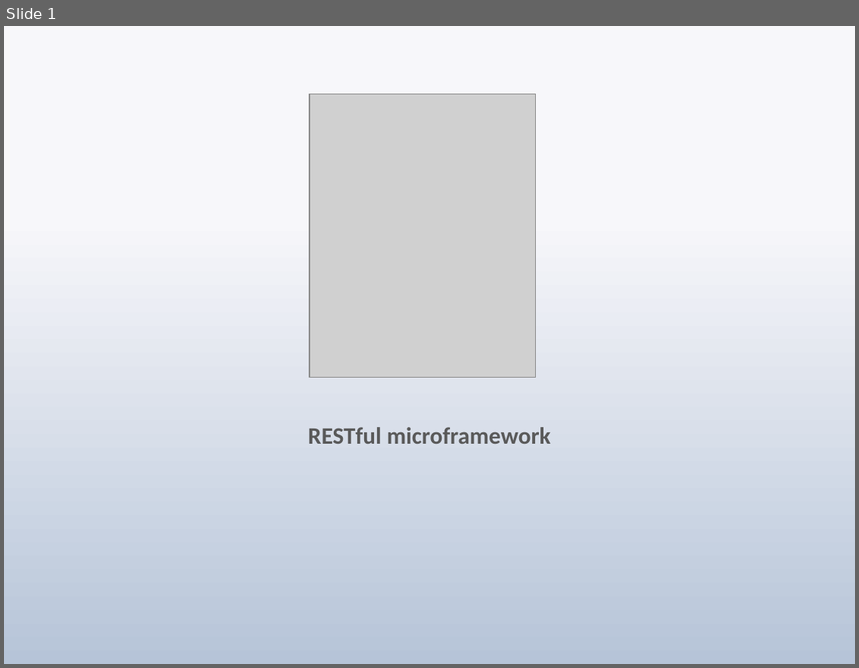
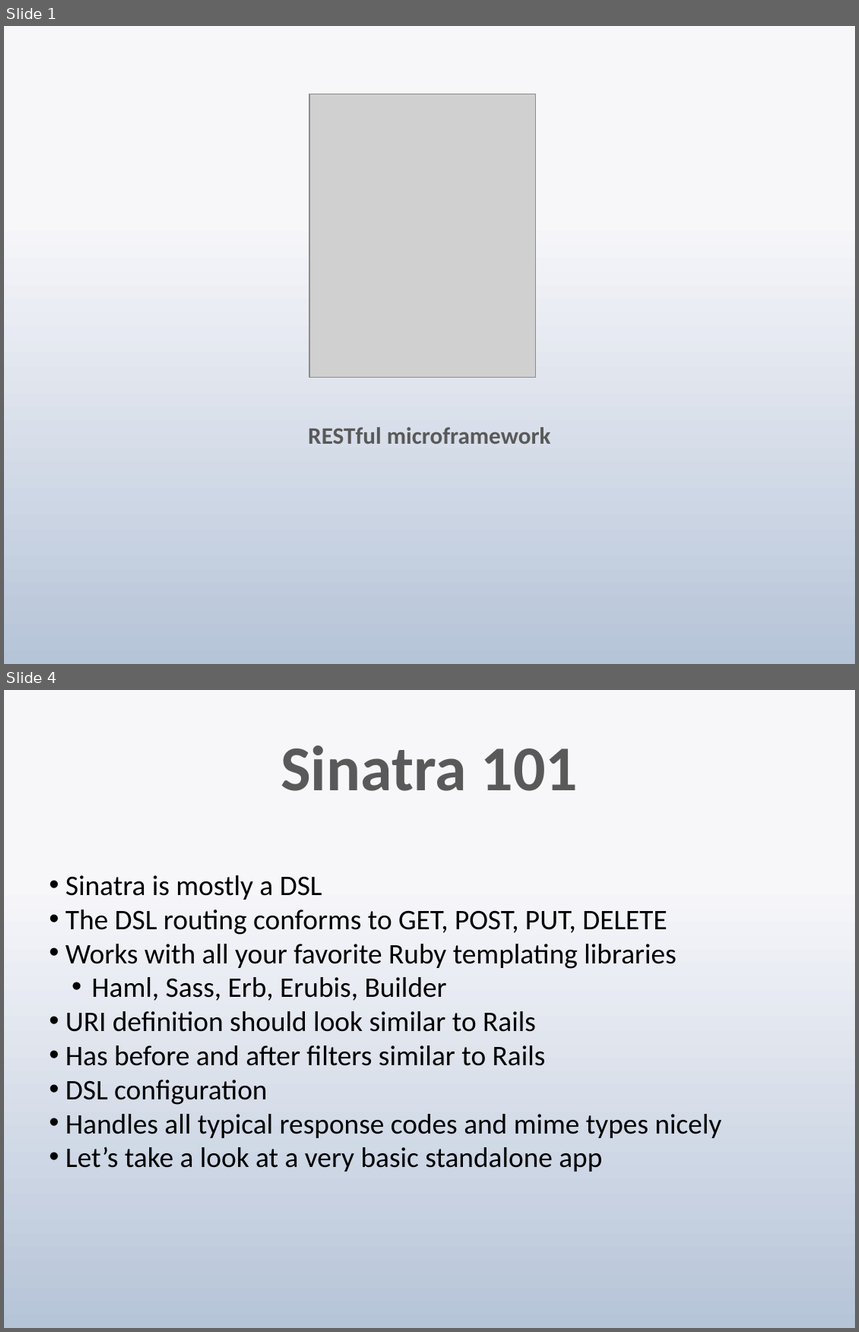
Before and after one commit to techwhizbang/sinatra_slideshow, a slide deck: sinatra.pptx. Shown one above the other, each under a label of ours: slide 1 before the commit, slides 1 and 4 after it; the slides between them are not shown. The pictures are 859x668 and 859x1332 pixels, drawn with LibreOffice and Linux fonts; fonts in the diff are those of the drawing; grey boxes stand for pictures. Boxes give left, top, right and bottom in pixels: in the first picture for what was removed or moved away, otherwise in the second. Text is boxed around its words. In the diff, an @@ line names an element or a change of style, - is before the commit and + after.

Commit message:
nz: updated the slideshow, adding the very basic examples

```diff
--- a/sinatra.pptx
+++ b/sinatra.pptx
@@ slide 4 added at [4,690,855,1328], background gradient #F7F9FB to #B7C6D9 @@
@@ title added at [281,745,579,791], 54 pt, text gradient #595959 to #262626, bold @@
+Sinatra 101
@@ text added at [66,875,722,1172], 24 pt, text #000000 @@
+• Sinatra is mostly a DSL
+• The DSL routing conforms to GET, POST, PUT, DELETE
+• Works with all your favorite Ruby templating libraries
+  • Haml, Sass, Erb, Erubis, Builder
+• URI definition should look similar to Rails
+• Has before and after filters similar to Rails
+• DSL configuration
+• Handles all typical response codes and mime types nicely
+• Let’s take a look at a very basic standalone app
```
Also in this commit, not shown: 2 slides changed, 2 other slides added.
